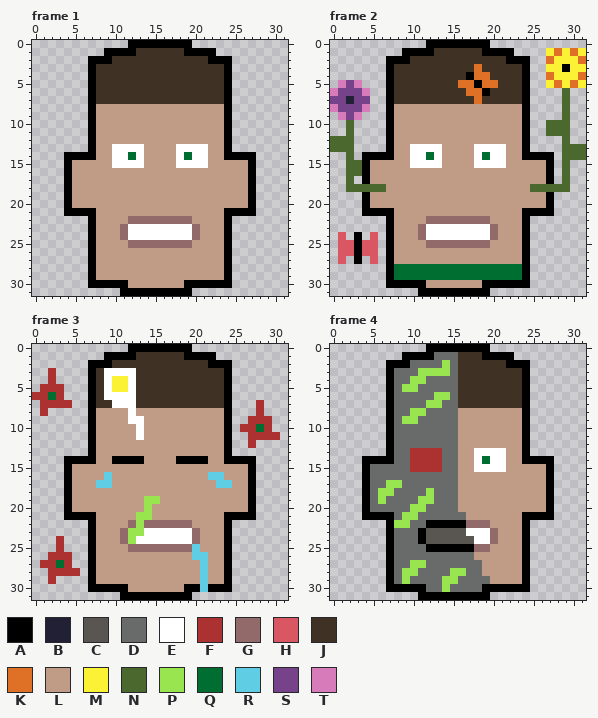
Pixel-art file, stored at art/.aesprite Files/perry_simon_buttons_32x32.aseprite. The first picture shows the starting point.
32x32 pixels, 5 frames. Shown: frame 1, frame 2, frame 3, frame 4. The commit also changed other frames, which this record leaves out.
Palette (. is transparent): A #000000  B #222034  C #595652  D #696a6a  E #ffffff  F #ac3232  G #916a69  H #d95763  J #403125  K #df7126  L #c09c86  M #fbf236  N #4b692f  P #99e550  Q #006e31  R #5fcde4  S #76428a  T #d77bba
And afterwards:
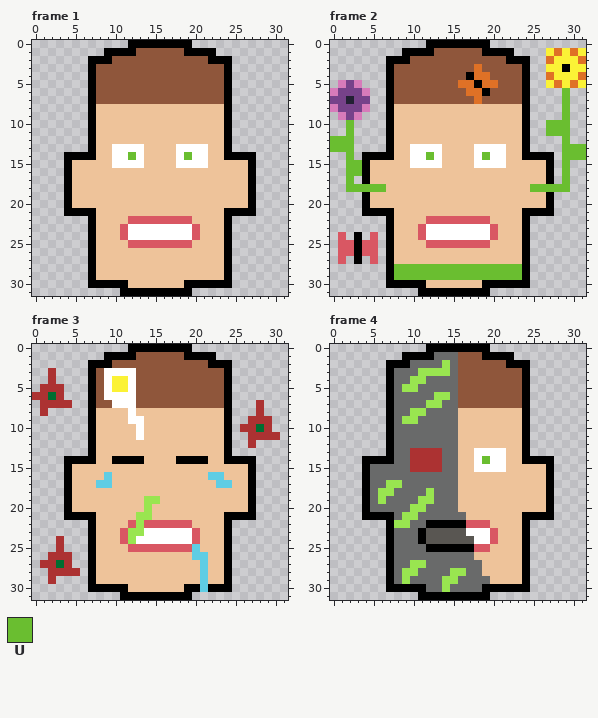
Colours new in this view: U #6abe30
Difference:
colour J: #403125 -> #8f563b
colour L: #c09c86 -> #eec39a
Frame 1, layer "Perry":
y 14: x 12 Q -> U; x 19 Q -> U
y 22: x 12..19 GGGGGGGG -> HHHHHHHH
y 23..24: x 11 G -> H; x 20 G -> H
y 25: x 12..19 GGGGGGGG -> HHHHHHHH
Frame 2, layers "Addition", "Perry":
y 6..9: x 29 N -> U
y 10..11: x 2 N -> U; x 27..29 NNN -> UUU
y 12: x 0..2 NNN -> UUU; x 29 N -> U
y 13: x 0..2 NNN -> UUU; x 29..31 NNN -> UUU
y 14: x 2 N -> U; x 12 Q -> U; x 19 Q -> U; x 29..31 NNN -> UUU
y 15..16: x 2..3 NN -> UU; x 29 N -> U
y 17: x 2 N -> U; x 29 N -> U
y 18: x 2..6 NNNNN -> UUUUU; x 25..29 NNNNN -> UUUUU
y 22: x 12..19 GGGGGGGG -> HHHHHHHH
y 23..24: x 11 G -> H; x 20 G -> H
y 25: x 12..19 GGGGGGGG -> HHHHHHHH
y 28..29: x 8..23 QQQQQQQQQQQQQQQQ -> UUUUUUUUUUUUUUUU
Frame 3, layer "Perry":
y 22: x 12 G -> H; x 14..19 GGGGGG -> HHHHHH
y 23..24: x 11 G -> H; x 20 G -> H
y 25: x 12..19 GGGGGGGG -> HHHHHHHH
Frame 4, layer "Perry":
y 14: x 19 Q -> U
y 22: x 17..19 GGG -> HHH
y 23..24: x 20 G -> H
y 25: x 18..19 GG -> HH
